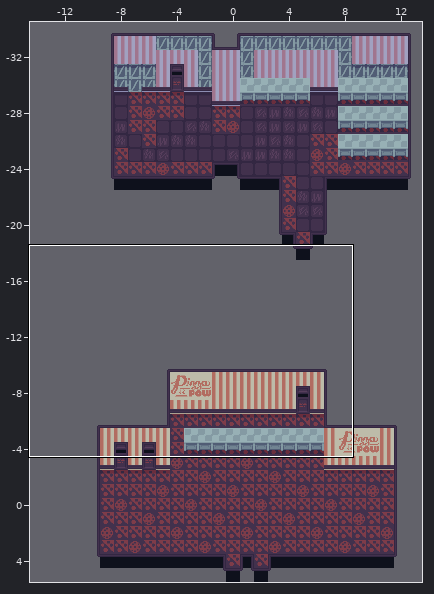
Tiled map: Rooms/Area2/2-6/2-6.tmx. Above: a wide view before the commit, with the close-up outlined.
Close-up. Before the commit:
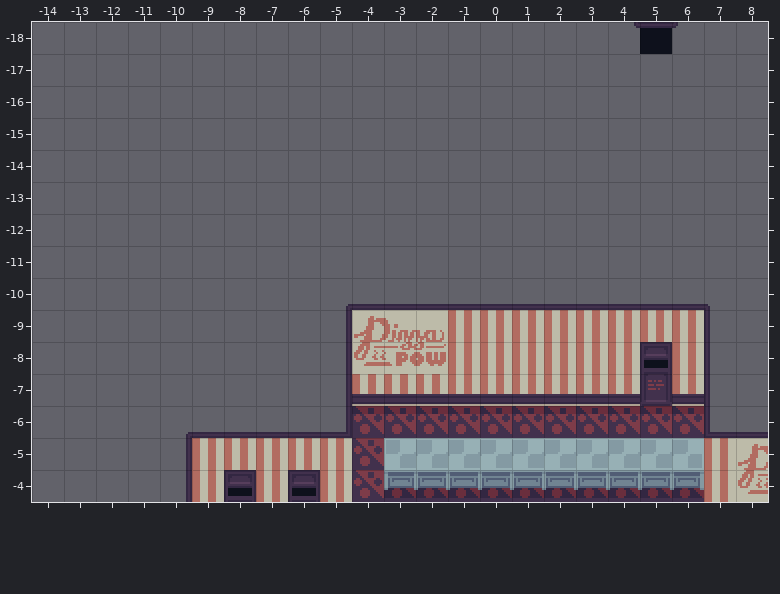
Cells are 16x16 px. Shown: x -14..8, y -18..-4.
After the commit:
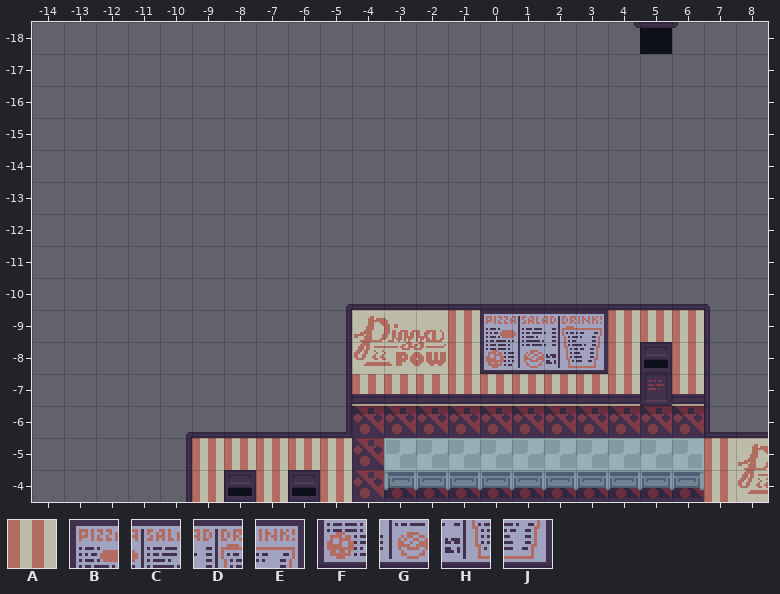
Key: from "bg_pizza_01": A 1, B 87, C 88, D 89, E 90, F 103, G 104, H 105, J 106.
_ is an empty cell, . an unchanged one.
The exact change:
--- layer "Base"
@@ x 0..3 @@
- -9 AAAA
- -8 AAAA
+ -9 BCDE
+ -8 FGHJ
Boxes around the changes in both close-ups, in picture pixels (x1, y1, x2, y2):
changed: (480, 310, 608, 374)
